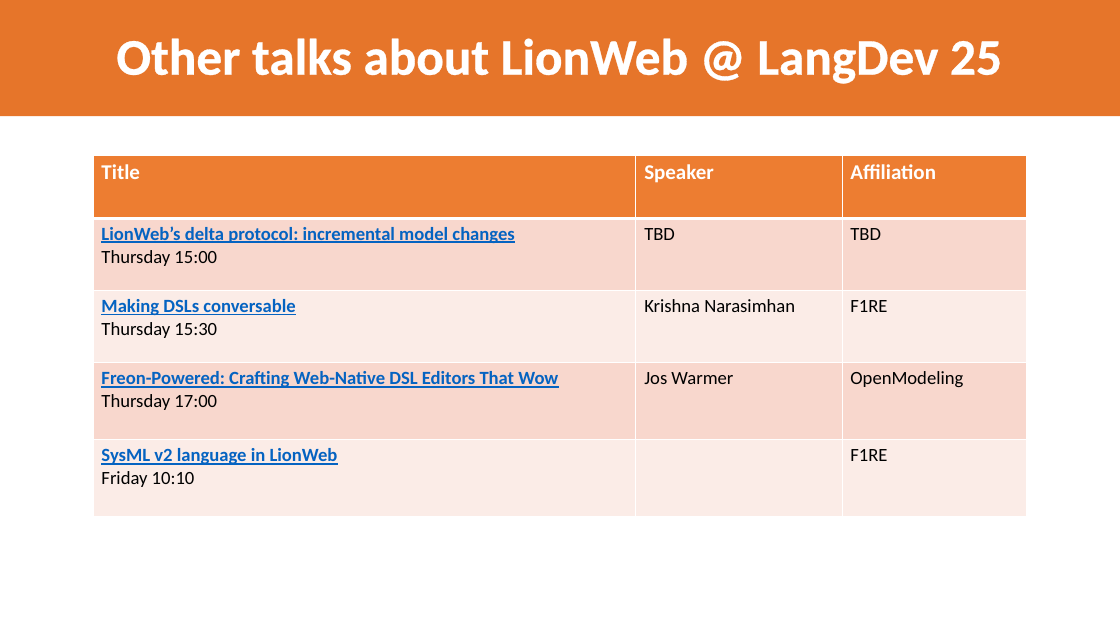
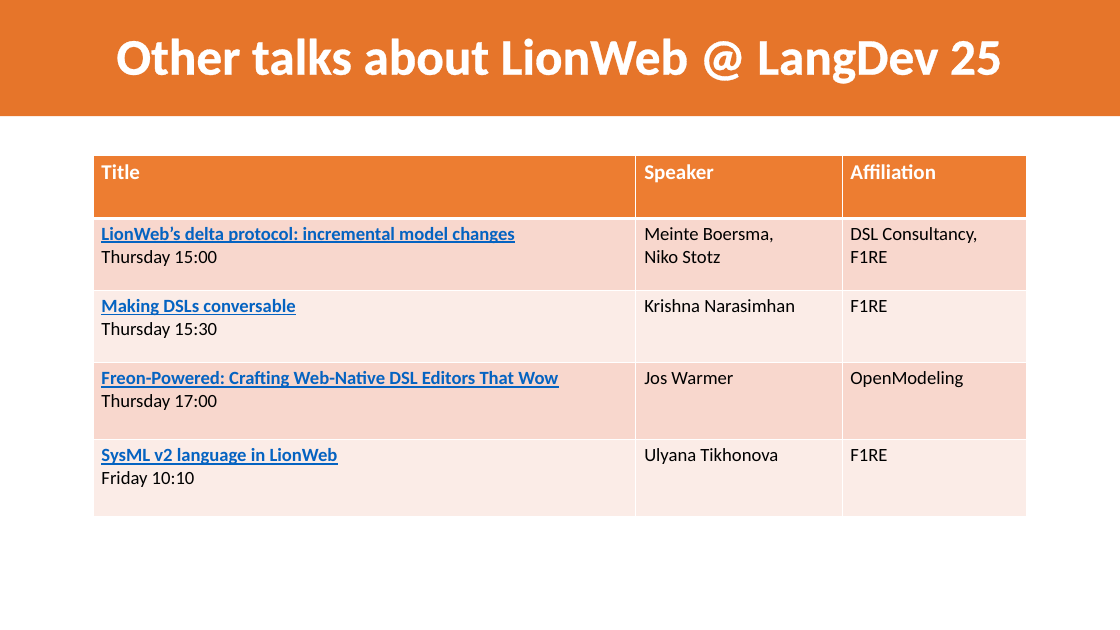
Before and after one commit to LionWeb-io/specification, a slide deck: slide 6 of resources/LangDev 2025 Talk.pptx. Drawn at 1120x630 pixels with LibreOffice and Linux fonts; fonts in the diff are those of the drawing; background and template pictures are left out. Boxes give left, top, right and bottom in pixels: in the first picture for what was removed or moved away, otherwise in the second. Text is boxed around its words. In the diff, an @@ line names an element or a change of style, - is before the commit and + after.

```diff
--- a/resources/LangDev 2025 Talk.pptx
+++ b/resources/LangDev 2025 Talk.pptx
@@ table at <box>93,155,1027,514</box> @@
-row 2, column 2: TBD
+row 2, column 2: Meinte Boersma, Niko Stotz
-row 2, column 3: TBD
+row 2, column 3: DSL Consultancy, F1RE
-row 5, column 2: 
+row 5, column 2: Ulyana Tikhonova
```
Also in this commit, not shown: 2 other slides changed.
